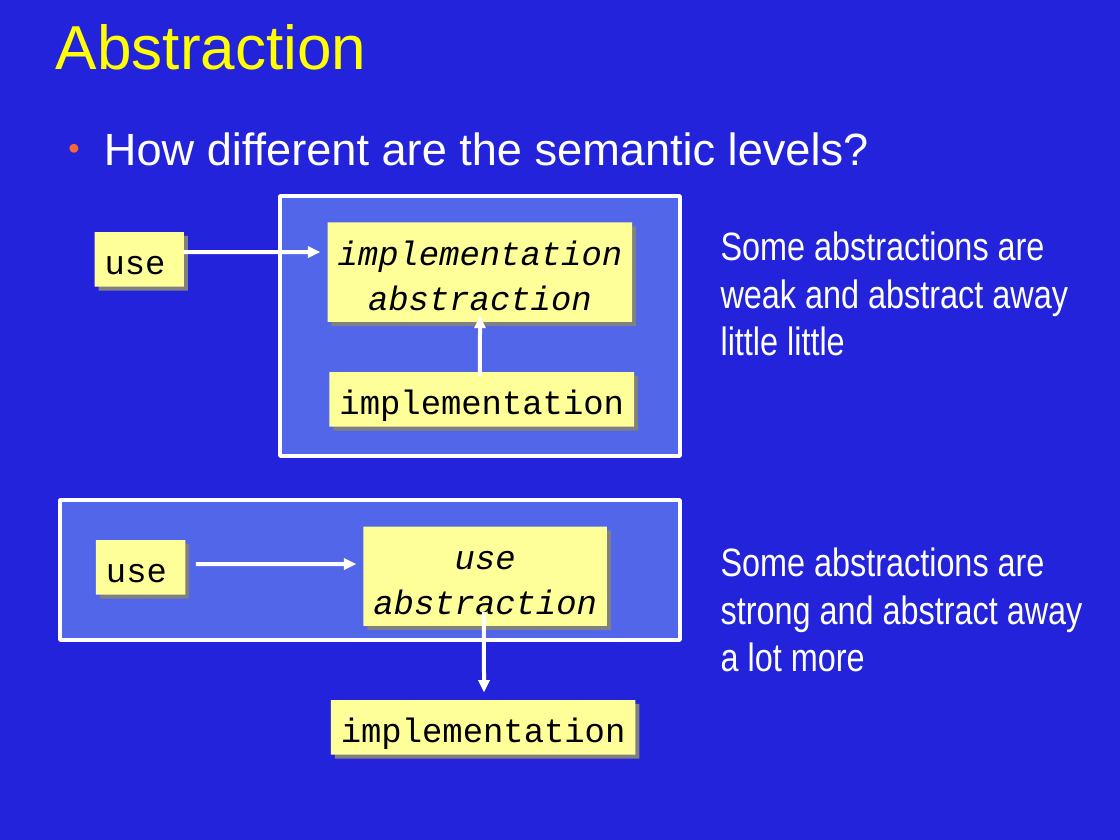
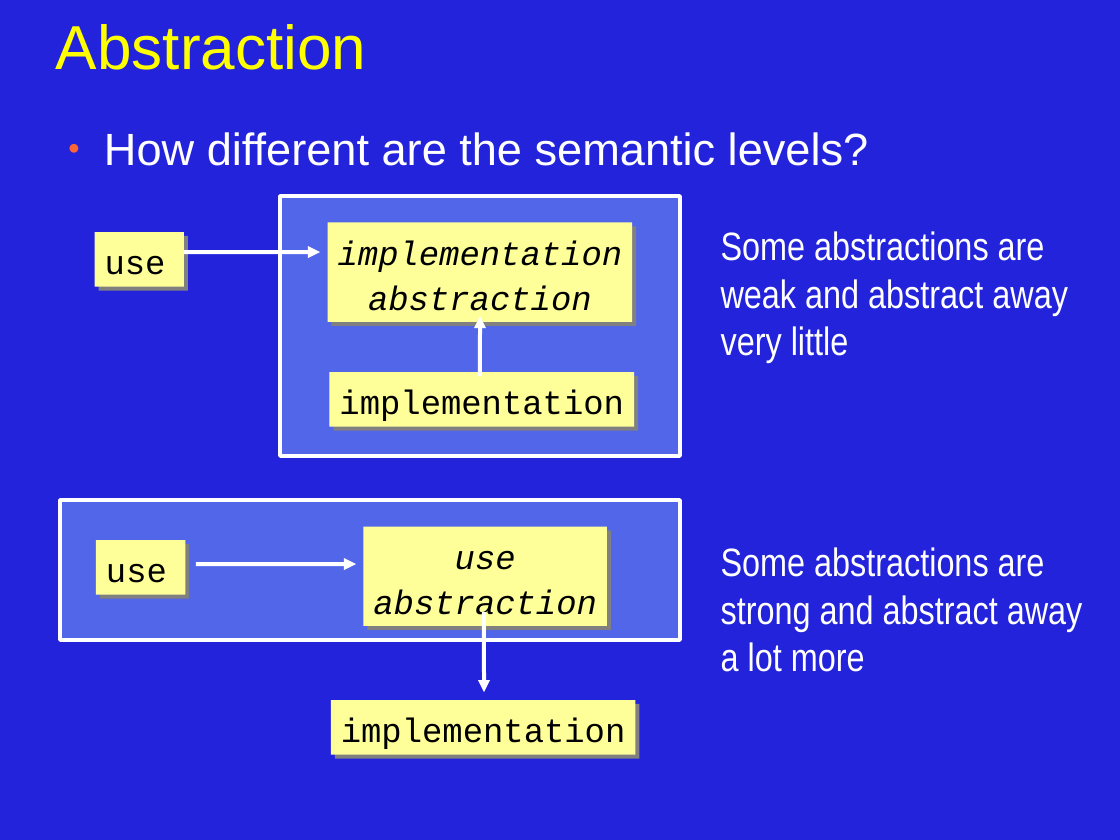
Before and after one commit to JonJagger/two-day-courses, a slide deck: slide 17 of cppf/08_Object_Oriented_Programming.odp (slide 12 before the commit). Drawn at 1120x840 pixels with LibreOffice and Linux fonts; fonts in the diff are those of the drawing. Boxes give left, top, right and bottom in pixels: in the first picture for what was removed or moved away, otherwise in the second. Text is boxed around its words. In the diff, an @@ line names an element or a change of style, - is before the commit and + after.

```diff
--- a/cppf/08_Object_Oriented_Programming.odp
+++ b/cppf/08_Object_Oriented_Programming.odp
@@ text at (721, 231, 1068, 363): text changed @@
-Some abstractions are weak and abstract away little little
+Some abstractions are weak and abstract away very little
```
Also in this commit, not shown: 6 slides added, 1 slide removed, 1 other file.
